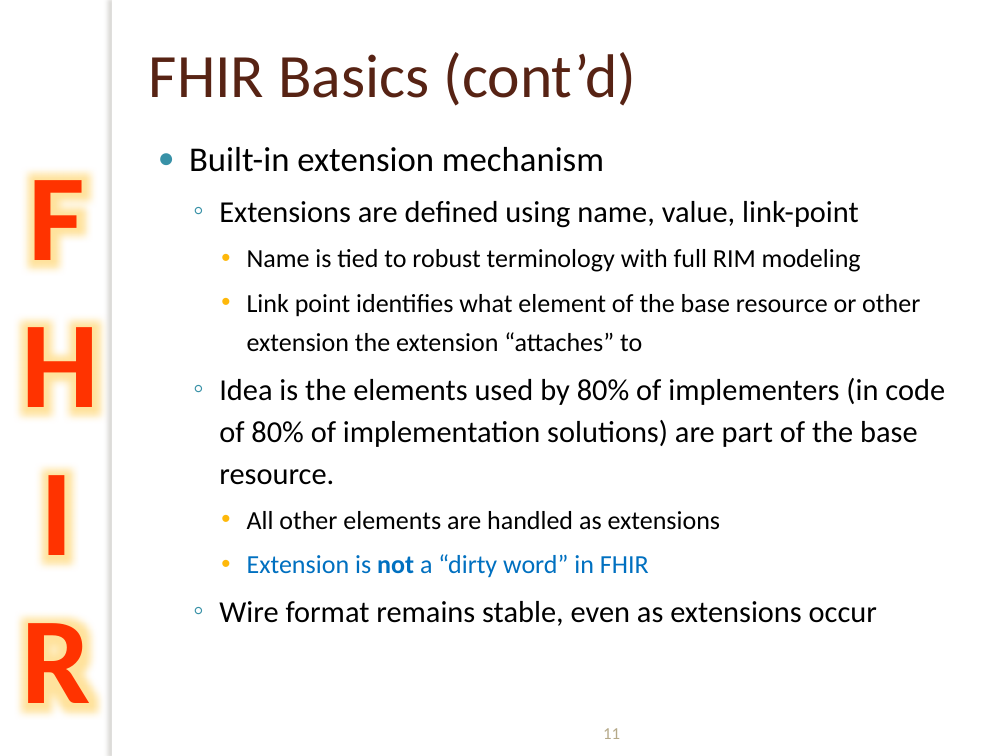
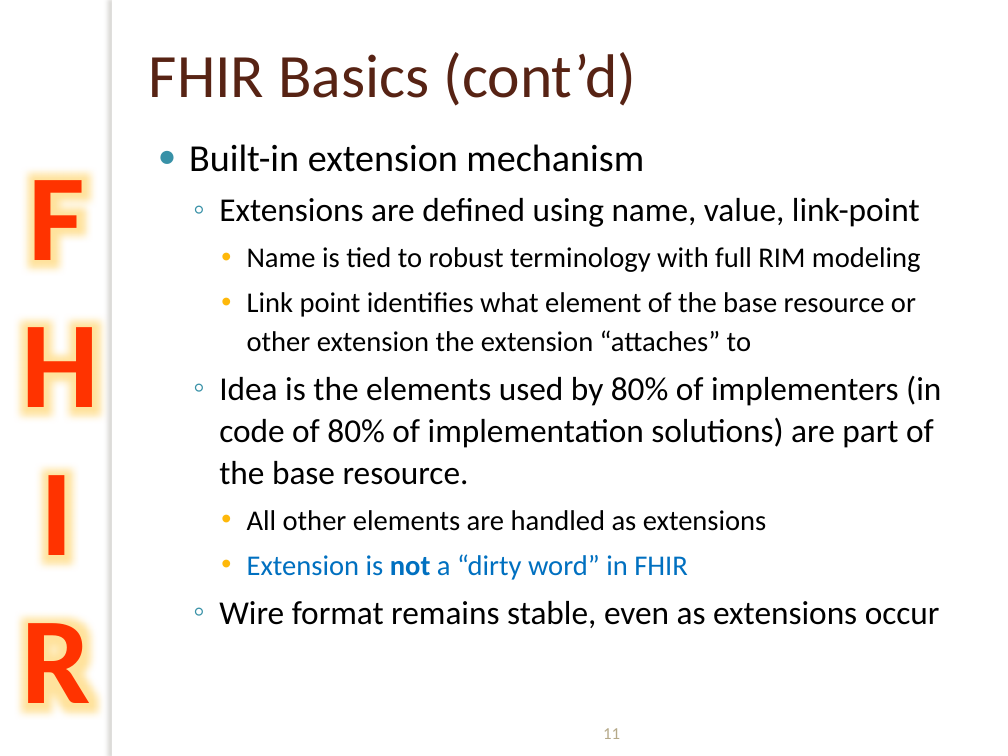
Before and after one commit to vista-novo/fhir, a slide deck: slide 11 of presentations/2012-Sept/201209 WGM International SDO Intro to FHIR.pptx. Drawn at 1008x756 pixels with LibreOffice and Linux fonts; fonts in the diff are those of the drawing; background and template pictures are left out. Boxes give left, top, right and bottom in pixels: in the first picture for what was removed or moved away, otherwise in the second. Text is boxed around its words. In the diff, an @@ line names an element or a change of style, - is before the commit and + after.

```diff
--- a/presentations/2012-Sept/201209 WGM International SDO Intro to FHIR.pptx
+++ b/presentations/2012-Sept/201209 WGM International SDO Intro to FHIR.pptx
@@ text "Built-in extension mechanism" at (x1=189, y1=144, x2=941, y2=628): size 24.8 to 27.2 pt in "Built-in extension mechanism"; size 21.7 to 23.8 pt in "Extensions are defined using name, value, link-point", "Idea is the elements used by 80% ...", "Wire format remains stable, even as extensions ..."; size 18.6 to 20.4 pt in "Name is tied to robust terminology with ...", "Link point identifies what element of the ...", "All other elements are handled as extensions", "Extension is not a “dirty word” in ..." @@
```
Also in this commit, not shown: 3 other slides changed.
